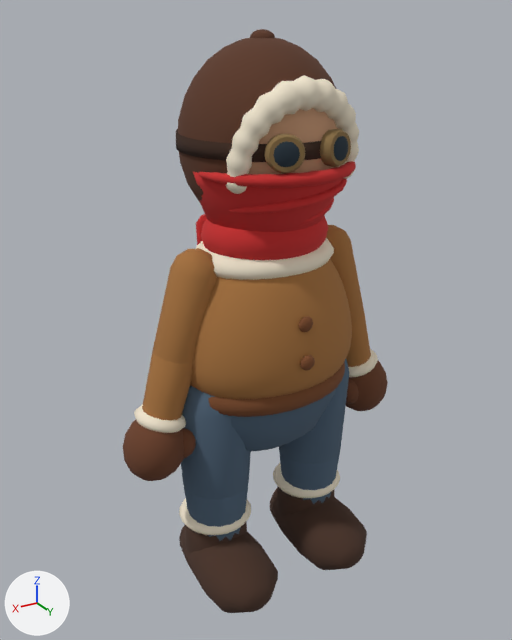
What one commit did to the Blender file art/blender/pilot/pilot.blend.
Both versions are drawn from a camera (50 mm lens) standing at (0.735, 1.186, 1.213) and looking at (0.015, -0.014, 0.612). Every picture has the same lights, and +X, +Y and +Z are marked at lower left. The older version comes first.

The first picture shows 'Pilot'.
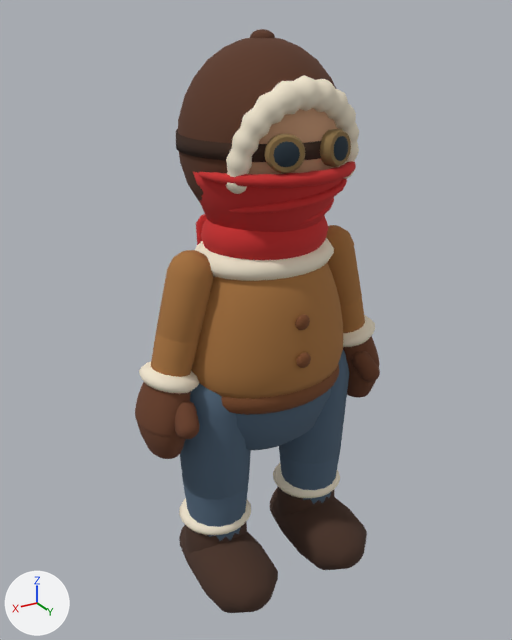
The change in detail:
me_pilot is used by ob_pilot; location (0.0, 0.0, 0.0).
me_pilot had 8019 vertices, 15846 faces and spanned x -0.336..0.336, y -0.183..0.191, z -0.002..1.189.
me_pilot now has 9489 vertices, 18778 faces and spans x -0.3..0.3, y -0.183..0.191, z -0.002..1.189.
me_pilot part 1: the loose piece of 160 vertices spanning x -0.19..0.19, y -0.145..0.145, z 0.46..0.513 is scaled about its middle by (0.928, 0.939, 1).
me_pilot part 2: the loose piece of 62 vertices spanning x -0.016..0.016, y 0.141..0.158, z 0.644..0.677 is moved by (0.0, -0.011, 0.0).
me_pilot part 3: the loose piece of 102 vertices spanning x -0.305..-0.201, y -0.054..0.054, z 0.424..0.478 is multiplied about its middle by the matrix ((1.114, 0.0, -0.051), (0.0, 1.16, 0.0), (0.013, 0.0, 1.053)), then moved by (0.025, 0.0, 0.089).
me_pilot part 4: the loose piece of 102 vertices spanning x 0.201..0.305, y -0.054..0.054, z 0.424..0.478 is multiplied about its middle by the matrix ((1.114, 0.0, 0.051), (0.0, 1.16, 0.0), (-0.013, 0.0, 1.053)), then moved by (-0.025, 0.0, 0.089).
me_pilot part 5: the loose piece of 278 vertices spanning x -0.19..0.19, y -0.125..0.125, z 0.316..0.594 is rebuilt with 280 vertices and now spans x -0.177..0.177, y -0.12..0.12, z 0.318..0.591.
me_pilot part 6: the loose piece of 146 vertices spanning x 0.205..0.336, y -0.058..0.067, z 0.318..0.466 is rebuilt with 394 vertices and now spans x 0.205..0.298, y -0.07..0.07, z 0.365..0.493.
me_pilot part 7: the loose piece of 146 vertices spanning x -0.336..-0.205, y -0.058..0.067, z 0.318..0.466 is rebuilt with 394 vertices and now spans x -0.298..-0.205, y -0.07..0.07, z 0.365..0.493.
me_pilot part 8: the loose piece of 128 vertices spanning x -0.258..-0.116, y -0.048..0.048, z 0.538..0.798 is rebuilt with 128 vertices and now spans x -0.247..-0.127, y -0.046..0.046, z 0.584..0.796.
me_pilot part 9: the loose piece of 128 vertices spanning x -0.298..-0.168, y -0.046..0.046, z 0.389..0.629 is rebuilt with 128 vertices and now spans x -0.272..-0.162, y -0.044..0.044, z 0.477..0.67.
me_pilot part 10: the loose piece of 128 vertices spanning x 0.116..0.258, y -0.048..0.048, z 0.538..0.798 is rebuilt with 128 vertices and now spans x 0.127..0.247, y -0.046..0.046, z 0.584..0.796.
me_pilot part 11: the loose piece of 128 vertices spanning x 0.168..0.298, y -0.046..0.046, z 0.389..0.629 is rebuilt with 128 vertices and now spans x 0.162..0.272, y -0.044..0.044, z 0.477..0.67.
me_pilot part 12: a new loose piece of 408 vertices spanning x -0.3..-0.19, y -0.07..0.07, z 0.417..0.546, in mat_pilot_mitt (brown #6b4029).
me_pilot part 13: a new loose piece of 408 vertices spanning x 0.19..0.3, y -0.07..0.07, z 0.417..0.546, in mat_pilot_mitt (brown #6b4029).
me_pilot part 14: a new loose piece of 140 vertices spanning x -0.254..-0.201, y 0.032..0.106, z 0.44..0.509, in mat_pilot_mitt (brown #6b4029).
me_pilot part 15: a new loose piece of 140 vertices spanning x 0.201..0.254, y 0.032..0.106, z 0.44..0.509, in mat_pilot_mitt (brown #6b4029).
me_pilot part 16: the loose piece of 62 vertices spanning x 0.19..0.243, y 0.007..0.054, z 0.363..0.426 is deleted.
me_pilot part 17: the loose piece of 62 vertices spanning x -0.243..-0.19, y 0.007..0.054, z 0.363..0.426 is deleted.
me_pilot part 18: 348 vertices moved from x -0.201..0.201, y -0.153..0.168, z 0.504..0.845 to x -0.181..0.181, y -0.141..0.155, z 0.504..0.845; 50 vertices removed from x -0.181..0.126, y -0.143..0.136, z 0.504..0.752; 50 vertices added at x -0.173..0.116, y -0.136..0.131, z 0.504..0.752.

Boxes [x1, y1, x2, y2] around the edits, measured in the pictures (512 x 640 px; the box of a moved part takes in the faces that stretch with it):
'Pilot', reshaped (8% narrower)
    before: [123, 29, 388, 613]
    after: [135, 29, 380, 613]
part 1 of me_pilot, moved or reshaped
    before: [208, 361, 345, 417]
    after: [221, 364, 339, 415]
part 2 of me_pilot, moved or reshaped
    before: [298, 316, 313, 332]
    after: [295, 315, 310, 330]
part 3 of me_pilot, moved or reshaped
    before: [348, 349, 378, 377]
    after: [343, 315, 375, 347]
part 4 of me_pilot, moved or reshaped
    before: [134, 404, 186, 433]
    after: [139, 362, 199, 393]
part 5 of me_pilot, rebuilt
    before: [210, 389, 336, 451]
    after: [236, 388, 331, 450]
part 6 of me_pilot, rebuilt
    before: [123, 420, 184, 481]
    after: [137, 422, 185, 459]
part 7 of me_pilot, rebuilt
    before: [346, 360, 388, 411]
    after: [347, 376, 376, 398]
part 8 of me_pilot, rebuilt (16% shorter)
    before: [326, 225, 364, 323]
    after: [326, 225, 362, 307]
part 9 of me_pilot, rebuilt
    before: [346, 313, 371, 367]
    after: [341, 295, 365, 333]
part 10 of me_pilot, rebuilt (9% narrower, 20% shorter)
    before: [153, 248, 217, 364]
    after: [156, 250, 214, 343]
part 11 of me_pilot, rebuilt
    before: [142, 351, 193, 421]
    after: [151, 332, 199, 377]
part 12 of me_pilot, added (brown)
    after: [343, 336, 379, 377]
part 13 of me_pilot, added (brown)
    after: [135, 382, 190, 438]
part 14 of me_pilot, added (brown)
    after: [351, 351, 380, 382]
part 15 of me_pilot, added (brown)
    after: [175, 400, 200, 439]
part 16 of me_pilot, deleted
    before: [183, 428, 196, 458]
part 17 of me_pilot, deleted
    before: [346, 379, 359, 404]
part 18 of me_pilot, moved or reshaped
    before: [200, 259, 343, 399]
    after: [214, 263, 338, 399]
